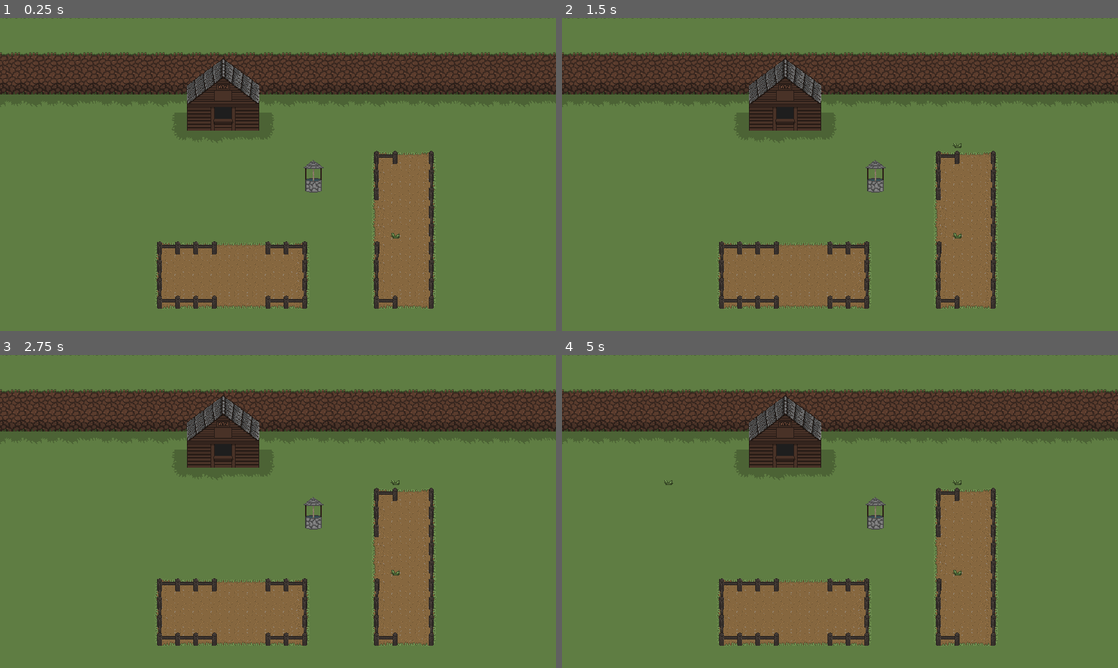
Above: before the commit, frames 1-4 (two rows, left to right).
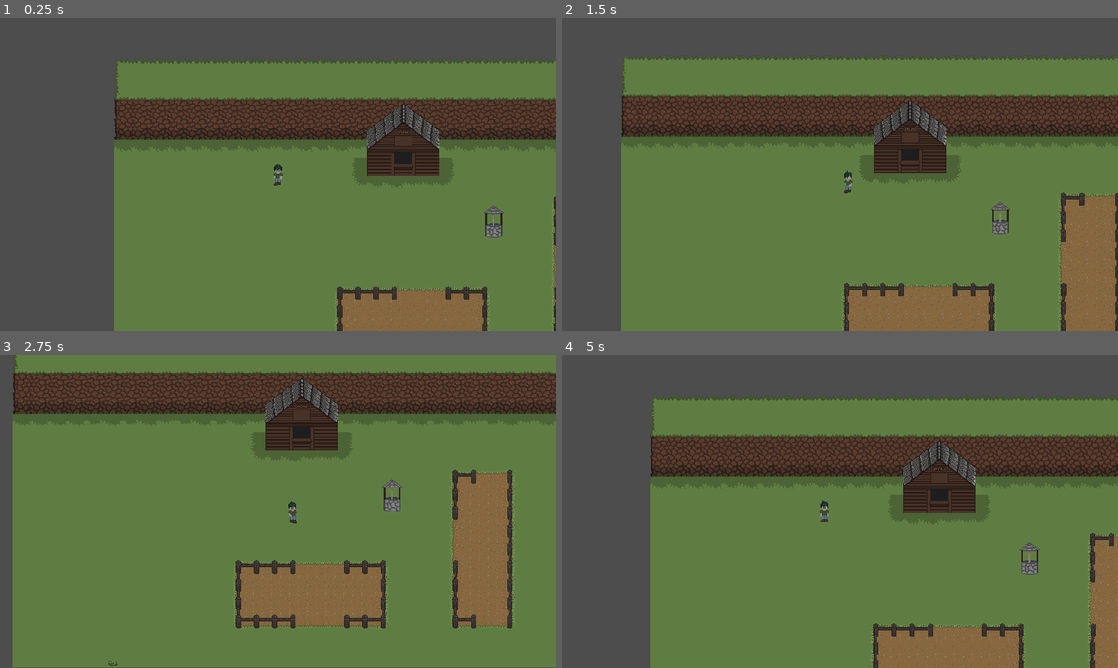
Above: after the commit, the same moments.

Repository: Random7-JF/PirateJam
Game: Godot game, scene res://scenes/world/world.tscn
Two runs of this game, one before a commit and one after it. Both use one fixed random seed, a clock stepped at 60 frames per second and the inputs below.
Inputs (mouse positions are in pixels of both pictures, inside the frame that each line leads up to):
- Up to frame 1 (0.25 s): no input
- Up to frame 2 (1.5 s): tap Enter at 0.5 s; move the mouse to (962, 158) at 0.52 s; hold D (move_right, bound only after the commit) 0.53-1.28 s; click (962, 158) at 0.6 s; tap 1 (select_one, bound only before the commit) at 0.8, 1.35 s; move the mouse to (728, 190) at 1.27 s; hold S (move_down, bound only after the commit) from 1.28 s (still down)
- Up to frame 3 (2.75 s): tap 2 (select_two, bound only before the commit) at 1.55, 2.1 s; move the mouse to (333, 442) at 2.02 s; release S (move_down, bound only after the commit) at 2.03 s; hold D (move_right, bound only after the commit) from 2.03 s (still down); tap F (action, bound only after the commit) at 2.3 s
- Up to frame 4 (5 s): move the mouse to (812, 574) at 2.77 s; release D (move_right, bound only after the commit) at 2.78 s; hold W (move_up, bound only after the commit) 2.78-3.53 s; tap F (action, bound only after the commit) at 2.85 s; tap 3 (select_action_3, bound only after the commit) at 3.05, 3.6 s; move the mouse to (1006, 558) at 3.52 s; hold A (move_left, bound only after the commit) from 3.53 s (still down); click (1006, 558) at 3.8 s; tap F1 (pause_timers, bound only before the commit) at 4.15 s; move the mouse to (673, 464) at 4.27 s; click (673, 464) at 4.35 s; tap 1 (select_one, bound only before the commit) at 4.55 s; tap F2 (resume_timers, bound only before the commit) at 4.9 s

The runs differ from the first frame. In frame 1, 67% of the frame differs, in the area x 0-100%, y 0-100%; in frame 2, 65%; in frame 3, 41%; in frame 4, 67%.

Commit message:
reworked weeds to store data in node, hooked up signals for weeds->node and player->node

Diff:
--- a/harvest-havoc/project.godot
+++ b/harvest-havoc/project.godot
@@ -31,29 +31,50 @@
 "events": [Object(InputEventMouseButton,"resource_local_to_scene":false,"resource_name":"","device":-1,"window_id":0,"a …(253 unchanged characters)…
 ]
 }
-select_one={
+mouse_right={
+"deadzone": 0.5,
+"events": [Object(InputEventMouseButton,"resource_local_to_scene":false,"resource_name":"","device":-1,"window_id":0,"alt_pressed":false,"shift_pressed":false,"ctrl_pressed":false,"meta_pressed":false,"button_mask":0,"position":Vector2(0, 0),"global_position":Vector2(0, 0),"factor":1.0,"button_index":2,"canceled":false,"pressed":false,"double_click":false,"script":null)
+]
+}
+move_left={
+"deadzone": 0.5,
+"events": [Object(InputEventKey,"resource_local_to_scene":false,"resource_name":"","device":-1,"window_id":0,"alt_pressed":false,"shift_pressed":false,"ctrl_pressed":false,"meta_pressed":false,"pressed":false,"keycode":0,"physical_keycode":65,"key_label":0,"unicode":97,"echo":false,"script":null)
+]
+}
+move_right={
+"deadzone": 0.5,
+"events": [Object(InputEventKey,"resource_local_to_scene":false,"resource_name":"","device":-1,"window_id":0,"alt_pressed":false,"shift_pressed":false,"ctrl_pressed":false,"meta_pressed":false,"pressed":false,"keycode":0,"physical_keycode":68,"key_label":0,"unicode":100,"echo":false,"script":null)
+]
+}
+move_up={
+"deadzone": 0.5,
+"events": [Object(InputEventKey,"resource_local_to_scene":false,"resource_name":"","device":-1,"window_id":0,"alt_pressed":false,"shift_pressed":false,"ctrl_pressed":false,"meta_pressed":false,"pressed":false,"keycode":0,"physical_keycode":87,"key_label":0,"unicode":119,"echo":false,"script":null)
+]
+}
+move_down={
+"deadzone": 0.5,
+"events": [Object(InputEventKey,"resource_local_to_scene":false,"resource_name":"","device":-1,"window_id":0,"alt_pressed":false,"shift_pressed":false,"ctrl_pressed":false,"meta_pressed":false,"pressed":false,"keycode":0,"physical_keycode":83,"key_label":0,"unicode":115,"echo":false,"script":null)
+]
+}
+action={
+"deadzone": 0.5,
+"events": [Object(InputEventKey,"resource_local_to_scene":false,"resource_name":"","device":-1,"window_id":0,"alt_pressed":false,"shift_pressed":false,"ctrl_pressed":false,"meta_pressed":false,"pressed":false,"keycode":0,"physical_keycode":70,"key_label":0,"unicode":102,"echo":false,"script":null)
+, Object(InputEventKey,"resource_local_to_scene":false,"resource_name":"","device":-1,"window_id":0,"alt_pressed":false,"shift_pressed":false,"ctrl_pressed":false,"meta_pressed":false,"pressed":false,"keycode":0,"physical_keycode":32,"key_label":0,"unicode":32,"echo":false,"script":null)
+]
+}
+select_action_1={
 "deadzone": 0.5,
 "events": [Object(InputEventKey,"resource_local_to_scene":false,"resource_name":"","device":-1,"window_id":0,"alt_pressed":false,"shift_pressed":false,"ctrl_pressed":false,"meta_pressed":false,"pressed":false,"keycode":0,"physical_keycode":49,"key_label":0,"unicode":49,"echo":false,"script":null)
 ]
 }
-select_two={
+select_action_2={
 "deadzone": 0.5,
 "events": [Object(InputEventKey,"resource_local_to_scene":false,"resource_name":"","device":-1,"window_id":0,"alt_pressed":false,"shift_pressed":false,"ctrl_pressed":false,"meta_pressed":false,"pressed":false,"keycode":0,"physical_keycode":50,"key_label":0,"unicode":50,"echo":false,"script":null)
 ]
 }
-select_three={
+select_action_3={
 "deadzone": 0.5,
 "events": [Object(InputEventKey,"resource_local_to_scene":false,"resource_name":"","device":-1,"window_id":0,"alt_pressed":false,"shift_pressed":false,"ctrl_pressed":false,"meta_pressed":false,"pressed":false,"keycode":0,"physical_keycode":51,"key_label":0,"unicode":51,"echo":false,"script":null)
-]
-}
-pause_timers={
-"deadzone": 0.5,
-"events": [Object(InputEventKey,"resource_local_to_scene":false,"resource_name":"","device":-1,"window_id":0,"alt_pressed":false,"shift_pressed":false,"ctrl_pressed":false,"meta_pressed":false,"pressed":false,"keycode":0,"physical_keycode":4194332,"key_label":0,"unicode":0,"echo":false,"script":null)
-]
-}
-resume_timers={
-"deadzone": 0.5,
-"events": [Object(InputEventKey,"resource_local_to_scene":false,"resource_name":"","device":-1,"window_id":0,"alt_pressed":false,"shift_pressed":false,"ctrl_pressed":false,"meta_pressed":false,"pressed":false,"keycode":0,"physical_keycode":4194333,"key_label":0,"unicode":0,"echo":false,"script":null)
 ]
 }
 
--- /dev/null
+++ b/harvest-havoc/scenes/character/player/player.gd
@@ -0,0 +1,64 @@
+class_name Player
+extends CharacterBody2D
+
+signal plant_action_taken(mouse_pos: Vector2, player_pos:Vector2)
+signal harvest_action_taken(mouse_pos: Vector2, player_pos:Vector2)
+signal destroy_action_taken(mouse_pos: Vector2, player_pos:Vector2)
+
+@export var speed: float = 100
+@export var acceleration: float = 10.0
+@export var action_cooldown: float = 1.0
+
+@onready var sprite: AnimatedSprite2D = $AnimatedSprite2D
+
+
+enum Actions {
+	Plant,Harvest,Destroy,
+	Invalid = -1
+}
+
+var time_since_last_action: float = 0
+var current_action = Actions.Invalid
+
+func _ready():
+	time_since_last_action = action_cooldown
+	sprite.play("default")
+
+func _physics_process(delta):
+	time_since_last_action += delta
+	var direction: Vector2 = Input.get_vector("move_left","move_right","move_up","move_down")
+	velocity.x = move_toward(velocity.x, speed * direction.x, acceleration)
+	velocity.y = move_toward(velocity.y, speed * direction.y, acceleration)
+
+	move_and_slide()
+
+func _input(event):
+	if Input.is_action_just_pressed("action"):
+		action()
+	if Input.is_action_just_pressed("select_action_1"):
+		current_action = Actions.Plant
+	if Input.is_action_just_pressed("select_action_2"):
+		current_action = Actions.Harvest
+	if Input.is_action_just_pressed("select_action_3"):
+		current_action = Actions.Destroy
+
+###############################################################################
+
+func action():
+	if time_since_last_action < action_cooldown:
+		return
+	var cursor_pos = get_global_mouse_position()
+	match current_action:
+		Actions.Invalid:
+			print("No action")
+		Actions.Plant:
+			emit_signal("plant_action_taken", cursor_pos, global_position)
+			print("Plant signal")
+		Actions.Harvest:
+			emit_signal("harvest_action_taken", cursor_pos, global_position)
+			print("Harvest signal")
+		Actions.Destroy:
+			emit_signal("destroy_action_taken", cursor_pos, global_position)
+			print("Destroy signal")
+
+	time_since_last_action = 0.0
--- /dev/null
+++ b/harvest-havoc/scenes/character/player/player.tscn
@@ -0,0 +1,63 @@
+[gd_scene load_steps=10 format=3 uid="uid://jbrkfo6wci82"]
+
+[ext_resource type="Script" path="res://scenes/character/player/player.gd" id="1_5nb6c"]
+[ext_resource type="Texture2D" uid="uid://cbni3he68hq1s" path="res://assets/spritesheets/player_test.png" id="1_uexy7"]
+
+[sub_resource type="CapsuleShape2D" id="CapsuleShape2D_m8ia0"]
+radius = 3.0
+height = 20.0
+
+[sub_resource type="AtlasTexture" id="AtlasTexture_g5trw"]
+atlas = ExtResource("1_uexy7")
+region = Rect2(32, 22, 32, 40)
+
+[sub_resource type="AtlasTexture" id="AtlasTexture_hanok"]
+atlas = ExtResource("1_uexy7")
+region = Rect2(64, 22, 32, 40)
+
+[sub_resource type="AtlasTexture" id="AtlasTexture_wm0x4"]
+atlas = ExtResource("1_uexy7")
+region = Rect2(96, 22, 32, 40)
+
+[sub_resource type="AtlasTexture" id="AtlasTexture_4fbqf"]
+atlas = ExtResource("1_uexy7")
+region = Rect2(128, 22, 32, 40)
+
+[sub_resource type="AtlasTexture" id="AtlasTexture_b44km"]
+atlas = ExtResource("1_uexy7")
+region = Rect2(160, 22, 32, 40)
+
+[sub_resource type="SpriteFrames" id="SpriteFrames_sv4wa"]
+animations = [{
+"frames": [{
+"duration": 1.0,
+"texture": SubResource("AtlasTexture_g5trw")
+}, {
+"duration": 1.0,
+"texture": SubResource("AtlasTexture_hanok")
+}, {
+"duration": 1.0,
+"texture": SubResource("AtlasTexture_wm0x4")
+}, {
+"duration": 1.0,
+"texture": SubResource("AtlasTexture_4fbqf")
+}, {
+"duration": 1.0,
+"texture": SubResource("AtlasTexture_b44km")
+}],
+"loop": true,
+"name": &"default",
+"speed": 5.0
+}]
+
+[node name="Player" type="CharacterBody2D"]
+script = ExtResource("1_5nb6c")
+
+[node name="CollisionShape2D" type="CollisionShape2D" parent="."]
+position = Vector2(0, 16)
+rotation = -1.5708
+shape = SubResource("CapsuleShape2D_m8ia0")
+
+[node name="AnimatedSprite2D" type="AnimatedSprite2D" parent="."]
+sprite_frames = SubResource("SpriteFrames_sv4wa")
+frame_progress = 0.0626207
--- a/harvest-havoc/scenes/crop_manager/crop_manager.gd
+++ b/harvest-havoc/scenes/crop_manager/crop_manager.gd
@@ -33,17 +33,6 @@
 var spawn_tiles: Array[Vector2i]
 var current_crops_pos: Array[Vector2i]
 var current_crops_data: Array[Vector2i] # .x level, .y type
-
-# Temp for testing purposes.
-func _input(_event):
-	if Input.is_action_just_pressed("select_one"):
-		current_crop = CropType.CARROT
-		print("Current crop: ", current_crop)
-	if Input.is_action_just_pressed("select_two"):
-		current_crop = CropType.PARSNIP
-		print("Current crop: ", current_crop)
-	if Input.is_action_just_pressed("mouse_left"):
-		plant_crop(tile_map.local_to_map(get_global_mouse_position()))
 
 ################################################################
 
--- a/harvest-havoc/scenes/node_manager/node_manager.gd
+++ b/harvest-havoc/scenes/node_manager/node_manager.gd
@@ -3,11 +3,37 @@
 
 @export var crop_manager: CropManager
 @export var weed_manager: WeedManager
+@export var player: Player
+@export var tile_map: TileMap
+
 
 @onready var timers_node: Node2D = $Timers
 @onready var grow_timer: PackedScene = preload("res://scenes/grow_timer/grow_timer.tscn")
 
+var weeds: Array[Vector2i]
+var weed_levels: Array[int]
+var crops: Array[Vector2i]
+var crops_data: Array[Vector2i] # .x level, .y type
+
 const timer_group_name = "grow_timers"
+
+func _ready():
+	connect_signals()
+
+################################################################################
+
+func connect_signals() -> void:
+
+	player.connect("plant_action_taken", plant_action)
+	player.connect("harvest_action_taken", harvest_action)
+	player.connect("destroy_action_taken", destroy_action)
+
+	weed_manager.connect("weed_spawned", add_weed)
+	weed_manager.connect("weed_grew", grow_weed)
+	weed_manager.connect("weed_break", break_weed)
+	weed_manager.connect("weed_destroyed", destroy_weed)
+
+################################################################################
 
 # create a new timer, add to a group, set the wait time and start the timer.
 func create_grow_timer(grow_time: float, variance: float) -> Timer:
@@ -30,10 +56,50 @@
 		for timer in get_tree().get_nodes_in_group(timer_group_name):
 			timer.set_paused(false)
 
-func _input(_event):
-	if Input.is_action_just_pressed("pause_timers"):
-		print("Pausing..")
-		pause_grow_timers()
-	if Input.is_action_just_pressed("resume_timers"):
-		print("Resuming..")
-		resume_grow_timers()
+###############################################################################
+
+func add_weed(weed_position: Vector2i, level: int) -> void:
+	weeds.append(weed_position)
+	weed_levels.append(level)
+
+func grow_weed(weed_position: Vector2i, increase_level_by: int) -> void:
+	var index = weeds.find(weed_position)
+	if index == -1:
+		push_error("Weed Not Found In Array")
+		return
+	weed_levels[index] += increase_level_by
+
+func break_weed(weed_position: Vector2i, decrease_level_by: int) -> void:
+	var index = weeds.find(weed_position)
+	if index == -1:
+		push_error("Weed Not Found In Array")
+		return
+	weed_levels[index] -= decrease_level_by
+
+func destroy_weed(weed_position: Vector2i) -> void:
+	var index = weeds.find(weed_position)
+	if index == -1:
+		push_error("Weed Not Found In Array")
+		return
+	weeds.remove_at(index)
+	weed_levels.remove_at(index)
+
+###############################################################################
+
+func plant_action(mouse_pos: Vector2, player_pos: Vector2):
+	#Convert to tilemap local
+	var tile_map_pos = tile_map.local_to_map(mouse_pos)
+	print("plant_action: ", tile_map_pos)
+	#Confirm player is close enough
+
+func harvest_action(mouse_pos: Vector2, player_pos: Vector2):
+	#Convert to tilemap local
+	var tile_map_pos = tile_map.local_to_map(mouse_pos)
+	print("harvest_action: ", tile_map_pos)
+	#Confirm player is close enough
+
+func destroy_action(mouse_pos: Vector2, player_pos: Vector2):
+	#Convert to tilemap local
+	var tile_map_pos = tile_map.local_to_map(mouse_pos)
+	print("destory_action: ", tile_map_pos)
+	#Confirm player is close enough
--- a/harvest-havoc/scenes/weed_manager/weed_manager.gd
+++ b/harvest-havoc/scenes/weed_manager/weed_manager.gd
@@ -1,5 +1,10 @@
 class_name WeedManager
 extends Node2D
+
+signal weed_spawned(weed_position: Vector2i, level: int)
+signal weed_grew(weed_position: Vector2i, incease_level_by: int)
+signal weed_break(weed_position: Vector2i, decrease_level_by: int)
+signal weed_destroyed(weed_postion: Vector2i)
 
 @export var max_spawned_weeds: int = 15
 @export var max_weeds_per_spawn: int = 5
@@ -31,10 +36,6 @@
 const LOGISTICS_CROP_TILE: Vector2i = Vector2i(3,3)        #Tilemap Atlas Coords
 
 var spawn_tiles: Array[Vector2i]
-var current_weeds: Array[Vector2i]
-var current_weed_levels: Array[int]
-var current_crops: Array[Vector2i]
-var current_crops_data: Array[Vector2i] # .x level, .y type
 var world: Node2D
 
 func _ready():
@@ -48,9 +49,7 @@
 	var new_delay: float  = randf_range(weed_spawn_delay - weed_spawn_delay_variance, weed_spawn_delay + weed_spawn_delay_variance)
 	set_weed_timer(new_delay)
 
-func _input(_event):
-	if Input.is_action_just_pressed("mouse_left"):
-		spread_weed(tile_map.local_to_map(get_global_mouse_position()))
+
 ################################################################################
 """
 Weed related functions
@@ -72,15 +71,14 @@
 	return found_tiles
 
 func spawn_weeds(spawn_count: int) -> void:
-	if spawn_count == 0 or current_weeds.size() >= max_spawned_weeds:
+	if spawn_count == 0 or node_manager.weeds.size() >= max_spawned_weeds:
 		return
 
 	var spawn_pos:Vector2i = spawn_tiles[randi_range(0,spawn_tiles.size()-1)]
 	var tile = tile_map.get_cell_tile_data(PLANT_OBJECT_LAYER, spawn_pos)
 	if not tile:
 		handle_weed(spawn_pos,WEED_TILES_START, 0, 2)
-		current_weeds.append(spawn_pos)
-		current_weed_levels.append(0)
+		emit_signal("weed_spawned", spawn_pos, 0)
 		spawn_weeds(spawn_count - 1)
 	else:
 		spawn_weeds(spawn_count)
@@ -97,26 +95,26 @@
 	await timer.timeout
 	timer.queue_free()
 
+	emit_signal("weed_grew", weed_position, current_level + 1)
 	var new_atlas_coords: Vector2i = Vector2i(atlas_coords.x,  atlas_coords.y + 1)
 	handle_weed(weed_position, new_atlas_coords, current_level + 1, max_level)
 
 # this function has a lot of break points and needs testing.
-func harvest_weed(weed_position: Vector2i) -> void:
+func destory_weed(weed_position: Vector2i) -> void:
 	var harvest_tile = tile_map.get_cell_atlas_coords(PLANT_OBJECT_LAYER, weed_position) # Get the plant layer tile
 	var logistics_tile = tile_map.get_cell_tile_data(LOGISTICS_OBJECT_LAYER, weed_position) # Confirm that it is a tile that can have a weed.
-	var index = current_weeds.find(weed_position)
+	var index = node_manager.current_weeds.find(weed_position)
 	#print("Harvest_tile: ", harvest_tile)
 	if logistics_tile and index != -1:
 		var weed_tile = logistics_tile.get_custom_data(CAN_GROW_WEEDS)
 		if weed_tile and harvest_tile.y == 0:
 			#print("Harvested Weed at ", weed_position)
-			current_weed_levels.remove_at(index)
-			current_weeds.remove_at(index)
+			emit_signal("weed_destoyed", weed_position)
 			tile_map.set_cell(PLANT_OBJECT_LAYER, weed_position, -1)
 		else:
 			#print("Reduced Weed at ", weed_position)
-			current_weed_levels[index] -= 1
-			tile_map.set_cell(PLANT_OBJECT_LAYER, weed_position, PLANT_TILE_SOURCE, Vector2i(0, current_weed_levels[index]))
+			emit_signal("weed_broken", weed_position, 1)
+			tile_map.set_cell(PLANT_OBJECT_LAYER, weed_position, PLANT_TILE_SOURCE, Vector2i(0, node_manager.current_weed_levels[index]))
 
 func spread_weed(weed_position: Vector2i) -> void:
 	var chance = randi_range(1,100)
@@ -133,5 +131,5 @@
 					open_tiles.append(tile)
 
 		var spread = open_tiles.pick_random()
-		print("Weed at: ", weed_position, " Spreading to: ", spread)
-		handle_weed(spread, WEED_TILES_START, 0)
+		if spread:
+			handle_weed(spread, WEED_TILES_START, 0)
--- a/harvest-havoc/scenes/world/world.tscn
+++ b/harvest-havoc/scenes/world/world.tscn
@@ -6,6 +6,7 @@
 [ext_resource type="PackedScene" uid="uid://dri0n7srpmnrf" path="res://scenes/weed_manager/weed_manager.tscn" id="5_6on4h"]
 [ext_resource type="PackedScene" uid="uid://bwudjxd4biwym" path="res://scenes/node_manager/node_manager.tscn" id="5_mfhlw"]
 [ext_resource type="Script" path="res://scenes/node_manager/node_manager.gd" id="6_v0yrm"]
+[ext_resource type="PackedScene" uid="uid://jbrkfo6wci82" path="res://scenes/character/player/player.tscn" id="7_hxoqi"]
 
 [sub_resource type="NavigationPolygon" id="NavigationPolygon_umqdg"]
 vertices = PackedVector2Array(794, 381, -153, 382, 232, 333, 276, 333, 84, 333, 552, 77, 552, 25, 564, 25, 564, 333, 39 …(406 unchanged characters)…
@@ -24,7 +25,7 @@
 format = 2
 layer_0/name = "Logistics"
 layer_0/z_index = -10
-layer_0/tile_data = PackedInt32Array(-131064, 327683, 1, -13 …(3831 unchanged characters)… 70, 65539, 3, 720906, 65539, 3, -65525, 327683, 1, 11, 327683, 1, 65547, 65539, 3, 131083, 65539, 3, 196619, 65539, 3, 262155, 65539, 3, 327691, 65539, 3, 393227, 327683, 1, 458763, 327683, 1, 524299, 327683, 1, 589835, 327683, 1, 655371, 65539, 3, 720907, 65539, 3, -65524, 327683, 1, 12, 327683, 1, 65548, 65539, 3, 131084, 65539, 3, 196620, 65539, 3, 262156, 65539, 3, 327692, 65539, 3, 39 …(2885 unchanged characters)…
+layer_0/tile_data = PackedInt32Array(-131064, 327683, 1, -13 …(3831 unchanged characters)… 70, 65539, 3, 720906, 65539, 3, -65525, 65539, 3, 11, 65539, 3, 65547, 65539, 3, 131083, 65539, 3, 196619, 327683, 1, 262155, 65539, 3, 327691, 65539, 3, 393227, 327683, 1, 458763, 327683, 1, 524299, 327683, 1, 589835, 327683, 1, 655371, 65539, 3, 720907, 65539, 3, -65524, 65539, 3, 12, 65539, 3, 65548, 65539, 3, 131084, 65539, 3, 196620, 327683, 1, 262156, 65539, 3, 327692, 65539, 3, 39 …(2885 unchanged characters)…
 layer_1/name = "Ground"
 layer_1/z_index = -1
 layer_1/tile_data = PackedInt32Array(-65536, 65536, 1, 0, 65536, 1, 65536, 65536, 1, 131072, 65536, 1, 196608, 65536, 1 …(13187 unchanged characters)…
@@ -39,10 +40,12 @@
 layer_6/name = "Structure Objects"
 layer_6/tile_data = PackedInt32Array(-196602, 131074, 6, -196601, 196610, 6)
 
-[node name="NodeManager" parent="Tilemap" node_paths=PackedStringArray("crop_manager", "weed_manager") instance=ExtResource("5_mfhlw")]
+[node name="NodeManager" parent="Tilemap" node_paths=PackedStringArray("crop_manager", "weed_manager", "player", "tile_map") instance=ExtResource("5_mfhlw")]
 script = ExtResource("6_v0yrm")
 crop_manager = NodePath("../CropManager")
 weed_manager = NodePath("../WeedManager")
+player = NodePath("../../Player")
+tile_map = NodePath("..")
 
 [node name="CropManager" parent="Tilemap" node_paths=PackedStringArray("tile_map", "node_manager") instance=ExtResource("4_354c2")]
 tile_map = NodePath("..")
@@ -54,15 +57,17 @@
 
 [node name="WeedSpawnTimer" type="Timer" parent="Tilemap/WeedManager" groups=["grow_timers"]]
 
+[node name="Player" parent="." instance=ExtResource("7_hxoqi")]
+speed = 150.0
+acceleration = 15.0
+
+[node name="Camera2D" type="Camera2D" parent="Player"]
+zoom = Vector2(0.65, 0.65)
+process_callback = 0
+position_smoothing_enabled = true
+
 [node name="Nav_Area_Map" type="NavigationRegion2D" parent="."]
 visible = false
 navigation_polygon = SubResource("NavigationPolygon_umqdg")
 
-[node name="Camera2D" type="Camera2D" parent="."]
-position = Vector2(319, 80)
-scale = Vector2(1, 2.36)
-zoom = Vector2(0.65, 0.65)
-process_callback = 0
-position_smoothing_enabled = true
-
 [connection signal="timeout" from="Tilemap/WeedManager/WeedSpawnTimer" to="Tilemap/WeedManager" method="_on_weed_timer_timeout"]
Not shown, added: harvest-havoc/assets/spritesheets/Pond.png.import
Not shown: 1 places in harvest-havoc/scenes/world/world.tscn that only renumber resources
